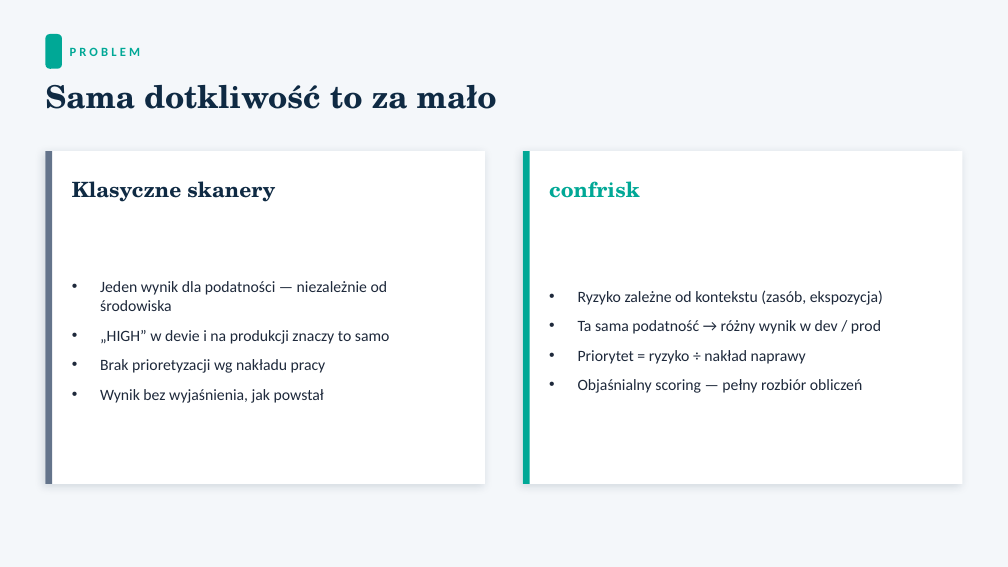
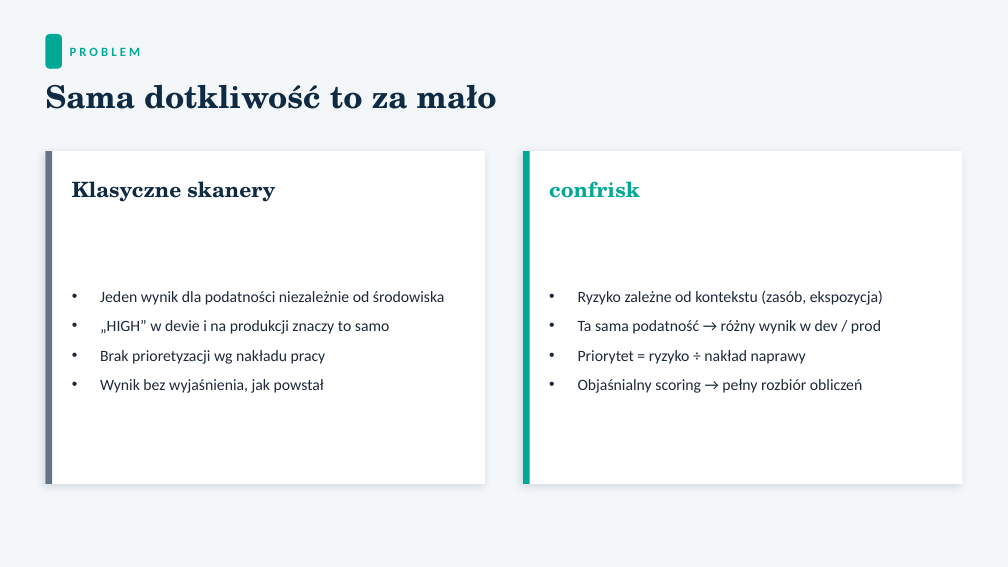
Before and after one commit to matjamr/linux-security-scanner, a slide deck: slide 4 of docs/Prezentacja_confrisk.pptx. Drawn at 1008x567 pixels with LibreOffice and Linux fonts; fonts in the diff are those of the drawing. Boxes give left, top, right and bottom in pixels: in the first picture for what was removed or moved away, otherwise in the second. Text is boxed around its words. In the diff, an @@ line names an element or a change of style, - is before the commit and + after.

```diff
--- a/docs/Prezentacja_confrisk.pptx
+++ b/docs/Prezentacja_confrisk.pptx
@@ text at [100, 291, 445, 305]: text changed @@
-• Jeden wynik dla podatności — niezależnie od środowiska
+• Jeden wynik dla podatności niezależnie od środowiska
@@ text at [578, 379, 862, 393]: text changed @@
-• Objaśnialny scoring — pełny rozbiór obliczeń
+• Objaśnialny scoring → pełny rozbiór obliczeń
```
Also in this commit, not shown: 10 other slides changed, 2 slides removed, 16 other files.
